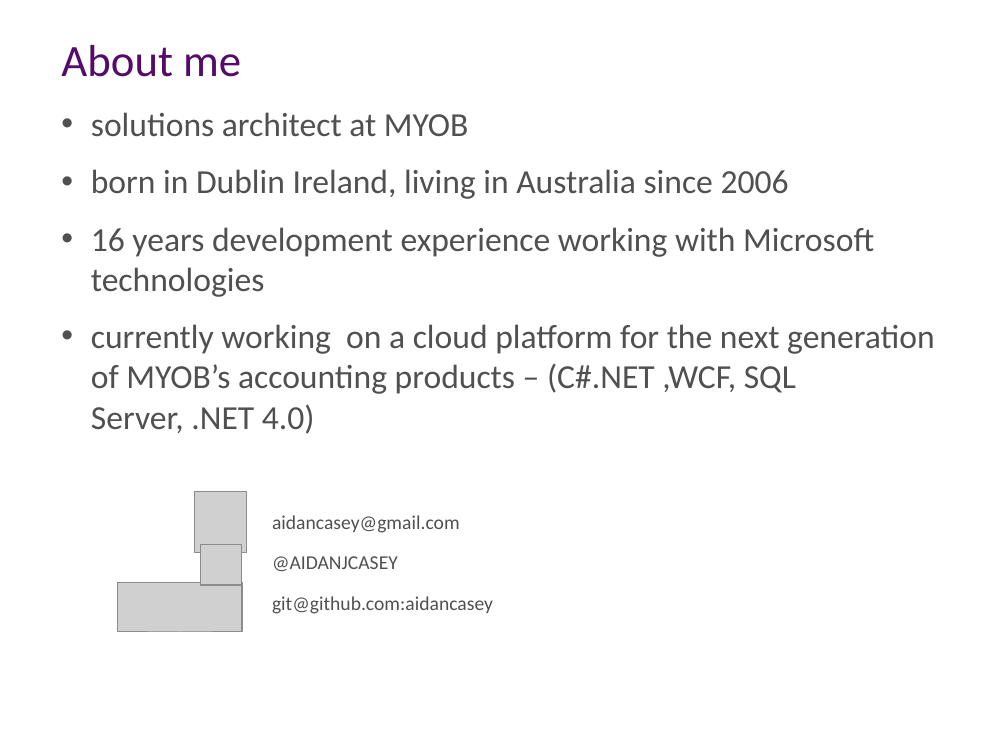
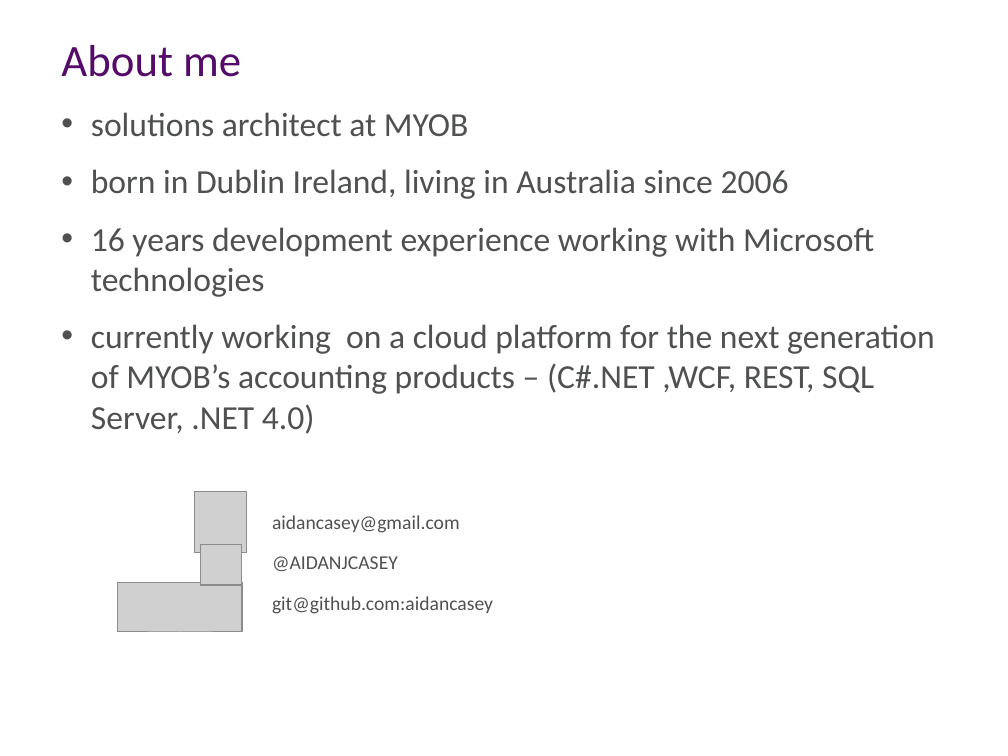
Before and after one commit to aidancasey/AzureNodeChatClient, a slide deck: slide 2 of presentation/Building Node.js Applications on Windows Azure.pptx. Drawn at 1008x756 pixels with LibreOffice and Linux fonts; fonts in the diff are those of the drawing; grey boxes stand for pictures; background and template pictures are left out. Boxes give left, top, right and bottom in pixels: in the first picture for what was removed or moved away, otherwise in the second. Text is boxed around its words. In the diff, an @@ line names an element or a change of style, - is before the commit and + after.

```diff
--- a/presentation/Building Node.js Applications on Windows Azure.pptx
+++ b/presentation/Building Node.js Applications on Windows Azure.pptx
@@ text at <box>91,324,935,434</box>: text changed @@
-• currently working on a cloud platform for the next generation of MYOB’s accounting products – (C#.NET ,WCF, SQL Server, .NET 4.0)
+• currently working on a cloud platform for the next generation of MYOB’s accounting products – (C#.NET ,WCF, REST, SQL Server, .NET 4.0)
```
Also in this commit, not shown: 3 other slides changed.
